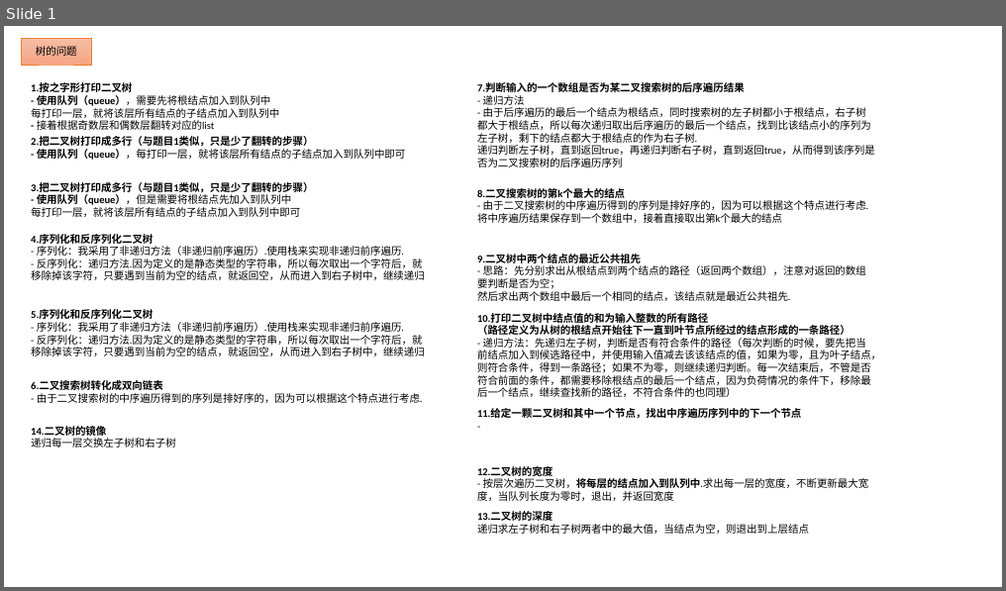
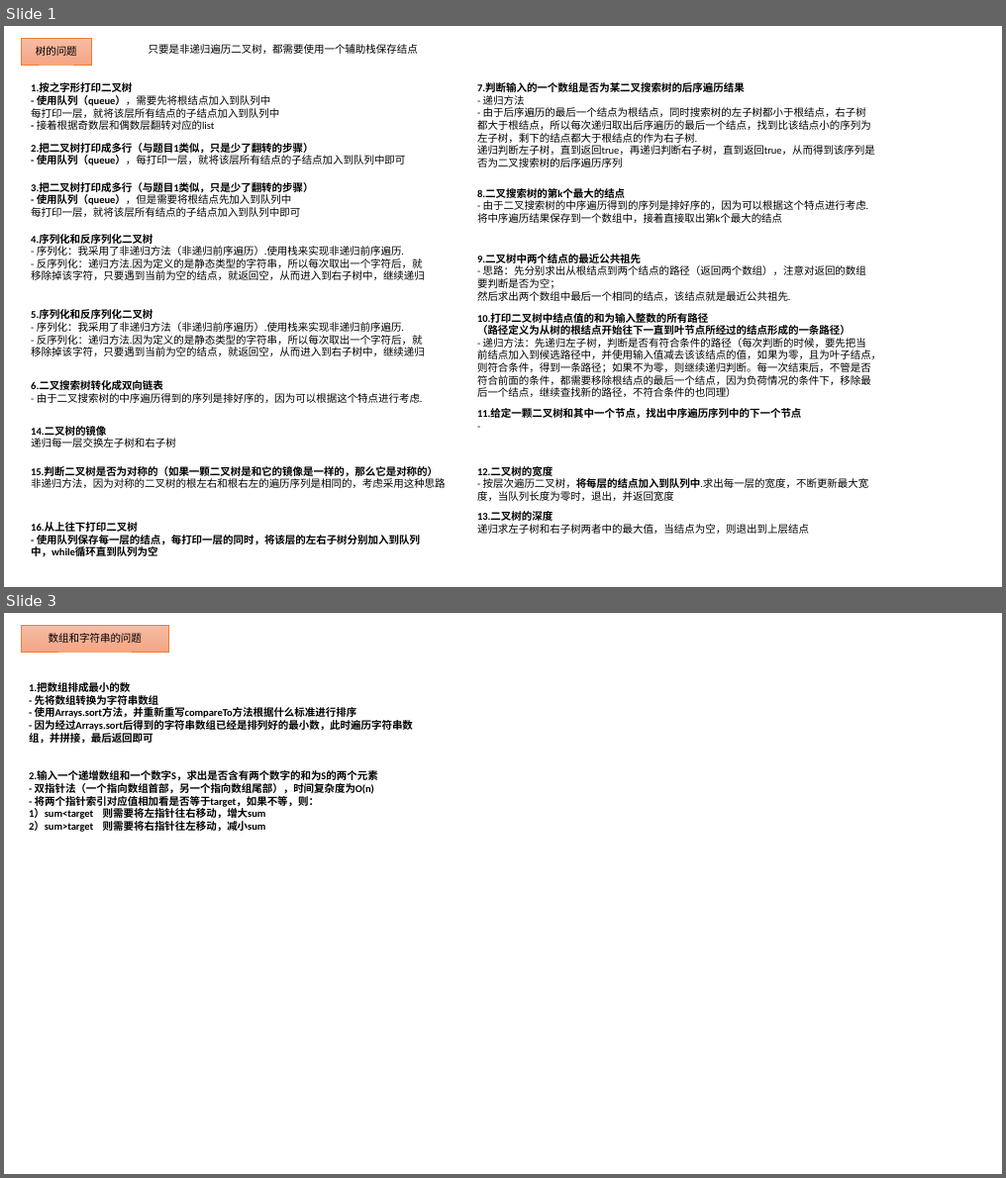
Before and after one commit to nda1992/Reading_Books_Notebook, a slide deck: 数据结构和算法/一些题目的解题思路.pptx. Shown one above the other, each under a label of ours: slide 1 before the commit, slides 1 and 3 after it; the slides between them are not shown. The pictures are 1006x591 and 1006x1178 pixels, drawn with LibreOffice and Linux fonts; fonts in the diff are those of the drawing. Boxes give left, top, right and bottom in pixels: in the first picture for what was removed or moved away, otherwise in the second. Text is boxed around its words. In the diff, an @@ line names an element or a change of style, - is before the commit and + after.

```diff
--- a/数据结构和算法/一些题目的解题思路.pptx
+++ b/数据结构和算法/一些题目的解题思路.pptx
@@ slide 3 added at (4, 613, 1002, 1174), background #FFFFFF @@
@@ rectangle added at (21, 625, 168, 652), fill gradient #F7BDA5 to #F5B196 to #F8A582, outline #ED7D31 0.5 pt, 10 pt, text #000000 @@
+数组和字符串的问题
@@ text added at (29, 683, 413, 744), 10 pt, text #000000, bold @@
+1.把数组排成最小的数
+- 先将数组转换为字符串数组
+- 使用Arrays.sort方法，并重新重写compareTo方法根据什么标准进行排序
+- 因为经过Arrays.sort后得到的字符串数组已经是排列好的最小数，此时遍历字符串数组，并拼接，最后返回即可
@@ text added at (29, 771, 378, 832), 10 pt, text #000000, bold @@
+2.输入一个递增数组和一个数字S，求出是否含有两个数字的和为S的两个元素
+- 双指针法（一个指向数组首部，另一个指向数组尾部），时间复杂度为O(n)
+- 将两个指针索引对应值相加看是否等于target，如果不等，则：
+1）sum<target 则需要将左指针往右移动，增大sum
+2）sum>target 则需要将右指针往左移动，减小sum
@@ slide 1 changed as well @@
@@ text added at (149, 44, 418, 54), 10 pt, text #000000 @@
+只要是非递归遍历二叉树，都需要使用一个辅助栈保存结点
@@ text "2.把二叉树打印成多行（与题目1类似，只是少了翻转的步骤）": place and size @@
-text "2.把二叉树打印成多行（与题目1类似，只是少了翻转的步骤）" at (31, 136, 406, 160)
+text "2.把二叉树打印成多行（与题目1类似，只是少了翻转的步骤）" at (31, 143, 406, 166)
@@ text added at (31, 467, 446, 488), 10 pt, text #000000, bold @@
+15.判断二叉树是否为对称的（如果一颗二叉树是和它的镜像是一样的，那么它是对称的）
+非递归方法，因为对称的二叉树的根左右和根右左的遍历序列是相同的，考虑采用这种思路
@@ text added at (31, 522, 420, 558), 10 pt, text #000000, bold @@
+16.从上往下打印二叉树
+- 使用队列保存每一层的结点，每打印一层的同时，将该层的左右子树分别加入到队列中，while循环直到队列为空
```
Also in this commit, not shown: 2 other slides added, 3 slides removed, 3 other files.
